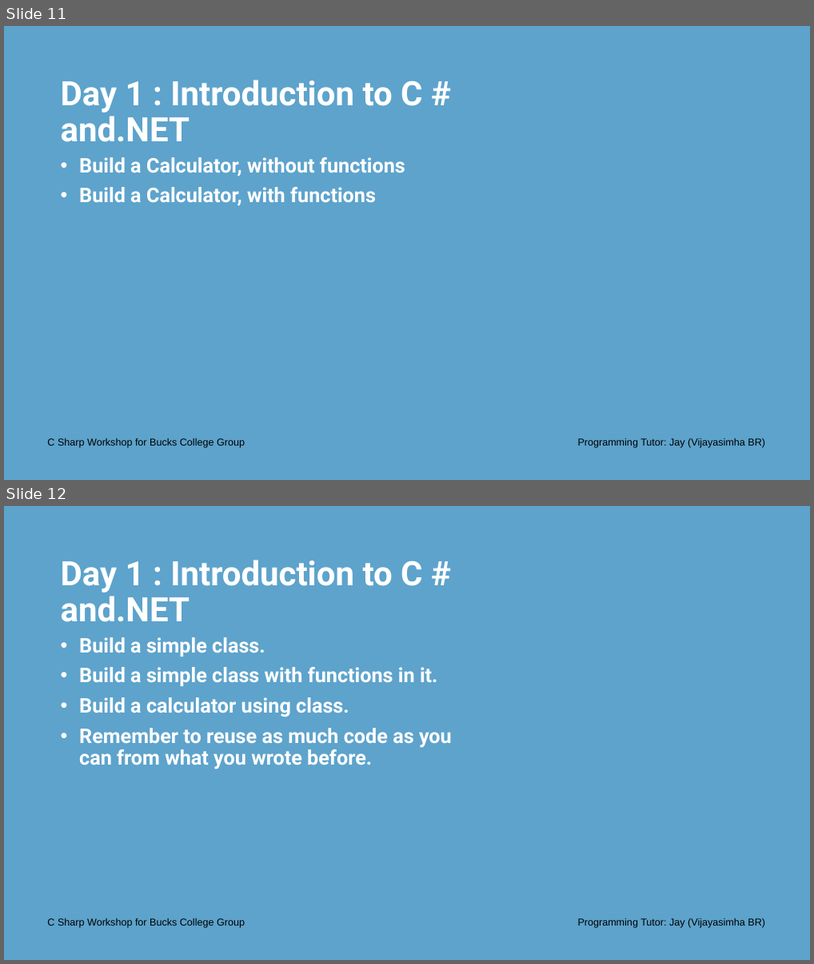
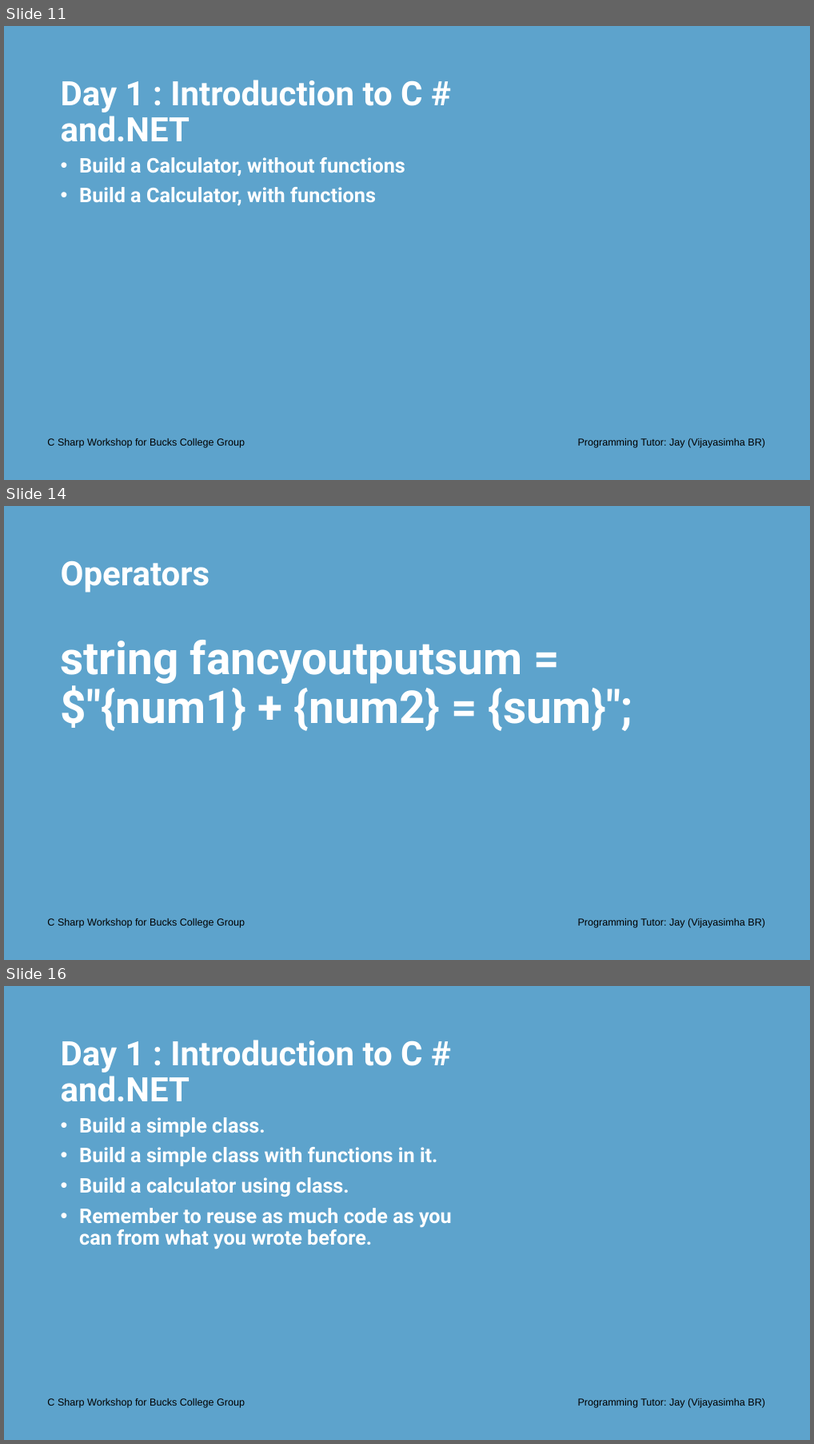
Before and after one commit to Jay-study-nildana/CSharpWorkShopforBucksCollegeGroup, a slide deck: PresentationPPTPDFS/Day 1 - C Sharp Workshop Bucks College Group - Introduction.pptx. Shown one above the other, each under a label of ours: slides 11 and 12 before the commit, slides 11, 14 and 16 after it; the slides between them are not shown. The pictures are 814x964 and 814x1444 pixels, drawn with LibreOffice and Linux fonts; fonts in the diff are those of the drawing; background and template pictures are left out. Boxes give left, top, right and bottom in pixels: in the first picture for what was removed or moved away, otherwise in the second. Text is boxed around its words. In the diff, an @@ line names an element or a change of style, - is before the commit and + after.

```diff
--- a/PresentationPPTPDFS/Day 1 - C Sharp Workshop Bucks College Group - Introduction.pptx
+++ b/PresentationPPTPDFS/Day 1 - C Sharp Workshop Bucks College Group - Introduction.pptx
@@ slide 14 added at [4, 506, 810, 960], background #5DA3CC @@
@@ title added at [61, 561, 210, 592], 40 pt, text #FFFFFF, bold @@
+Operators
@@ text added at [61, 640, 633, 731], 54 pt, text #FFFFFF, bold @@
+string fancyoutputsum = $"{num1} + {num2} = {sum}";
@@ text added at [47, 918, 245, 928], 12 pt, text #000000 @@
+C Sharp Workshop for Bucks College Group
@@ text added at [578, 918, 766, 928], 12 pt, text #000000 @@
+Programming Tutor: Jay (Vijayasimha BR)
@@ what was slide 12 is now slide 16 @@
```
Also in this commit, not shown: 3 other slides added, 3 other files.
